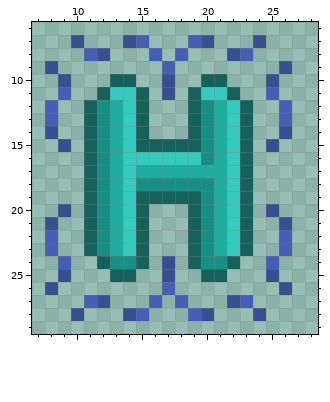
Two states of a pixel-art sprite, SecondCourse/img/combatUI/icons/aa_icon_silk_armor.png. Above: the version before the commit.
The file is 34x35 pixels. Shown: x 7..28, y 6..29.
New version:
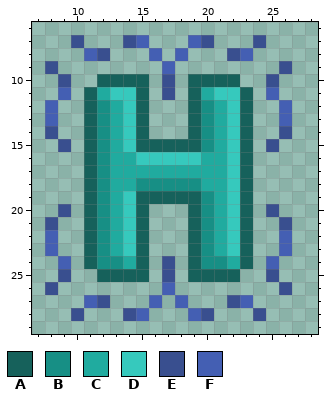
Palette (. is transparent): A #16615b  B #178f85  C #20ab9f  D #36c9bd  E #394f8f  F #445fb3
Author's note on the commit: Updated a rare weapon and a combat icon.
Diff:
@@ x 7..28 @@
  9 .E........F........E..
-10 ..E...AA..E..AA...E...
-11 ..F..ADDA.E.ADDA..F...
+10 ..E..AAAA.E.AAAA..E...
+11 ..F.ACDDA.E.ACDDA.F...
 12 .F..ABCDA...ABCDA..F..
@@ x 12..22 @@
 15 BCDAAAAABCD
-16 BCDDDDDDBCD
-17 BCDCCCCCCCD
-18 BCDBBBBBBCD
+16 BCCDDDDDCCD
+17 BCCCCCCCCCD
+18 BCCBBBBBCCD
 19 BCDAAAAABCD
@@ x 7..28 @@
 23 .F..ABCDA...ABCDA..F..
-24 ..F..ABBA.E.ABBA..F...
-25 ..E...AA..E..AA...E...
+24 ..F.ABBCA.E.ABBCA.F...
+25 ..E..AAAA.E.AAAA..E...
 26 .E........F........E..
Changed places in both pictures, as pixel boxes (x1, y1, x2, y2):
changed: (84, 74, 149, 100)
changed: (188, 74, 253, 100)
changed: (123, 152, 136, 191)
changed: (201, 152, 214, 191)
changed: (84, 256, 149, 282)
changed: (188, 256, 253, 282)
